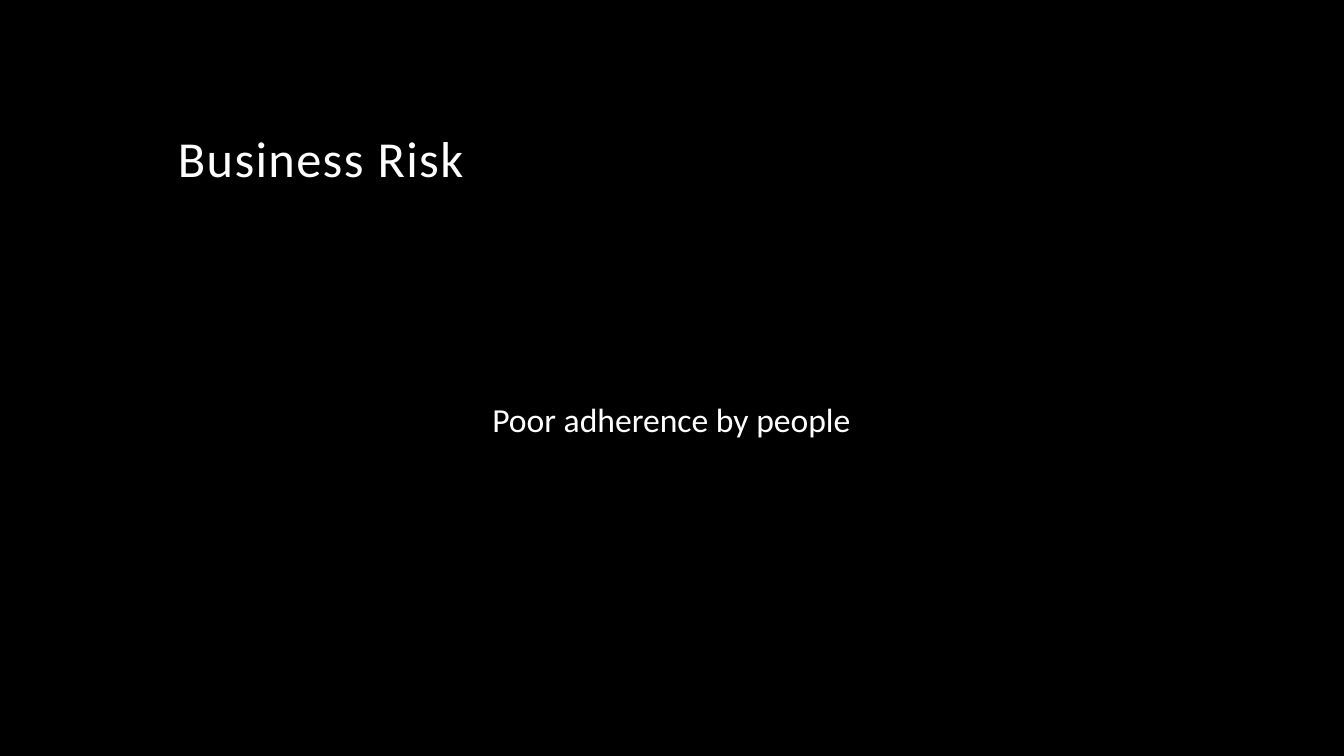
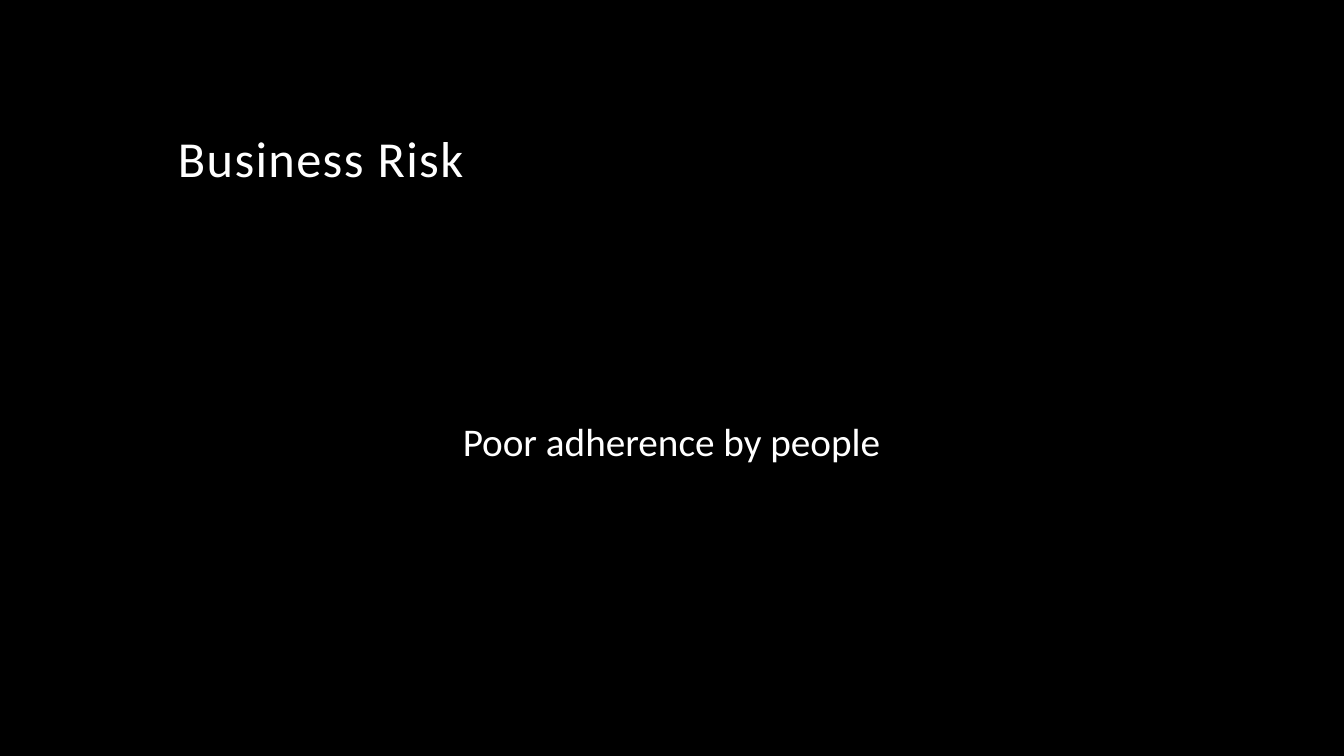
Before and after one commit to jmgirao/projetosoftware1213, a slide deck: slide 8 of Docs/Project documentation/KOM.pptx. Drawn at 1344x756 pixels with LibreOffice and Linux fonts; fonts in the diff are those of the drawing; background and template pictures are left out. Boxes give left, top, right and bottom in pixels: in the first picture for what was removed or moved away, otherwise in the second. Text is boxed around its words. In the diff, an @@ line names an element or a change of style, - is before the commit and + after.

```diff
--- a/Docs/Project documentation/KOM.pptx
+++ b/Docs/Project documentation/KOM.pptx
@@ text "Poor adherence by people" at [463, 428, 880, 463]: size 24 to 28 pt @@
```
Also in this commit, not shown: 2 other slides changed.
